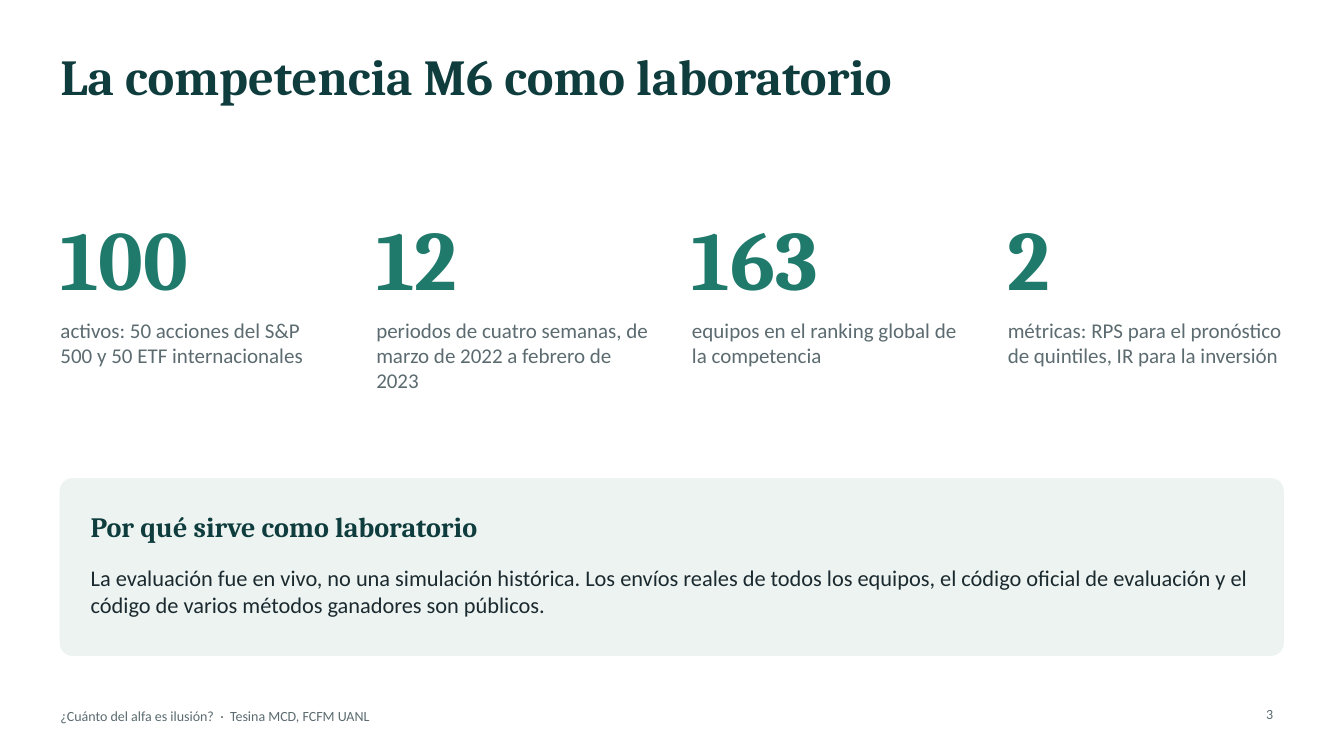
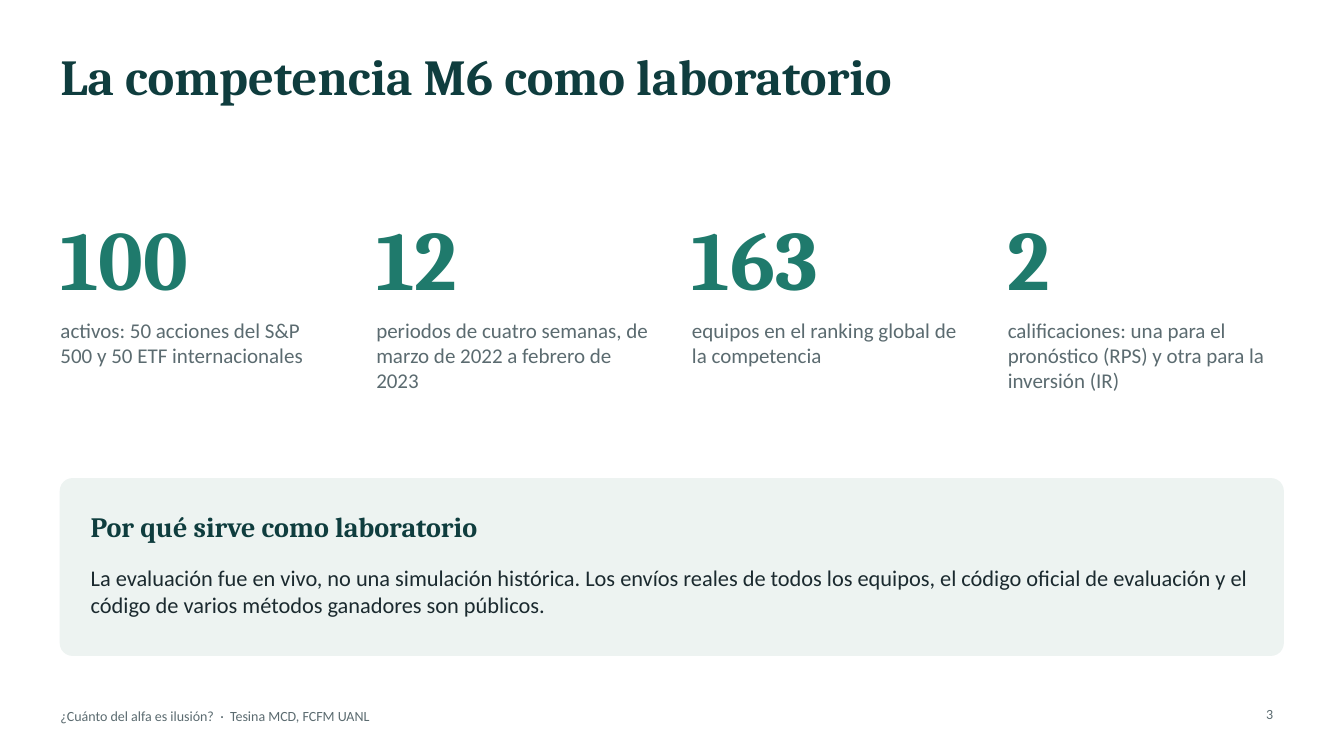
Before and after one commit to marcgym2/tesina-m6, a slide deck: slide 3 of thesis/slides/tesina_defensa.pptx. Drawn at 1344x756 pixels with LibreOffice and Linux fonts; fonts in the diff are those of the drawing. Boxes give left, top, right and bottom in pixels: in the first picture for what was removed or moved away, otherwise in the second. Text is boxed around its words. In the diff, an @@ line names an element or a change of style, - is before the commit and + after.

```diff
--- a/thesis/slides/tesina_defensa.pptx
+++ b/thesis/slides/tesina_defensa.pptx
@@ text at [1008,323,1264,391]: text changed @@
-métricas: RPS para el pronóstico de quintiles, IR para la inversión
+calificaciones: una para el pronóstico (RPS) y otra para la inversión (IR)
```
Also in this commit, not shown: 11 other slides changed, 3 slides added, 1 slide removed, 1 other file.
